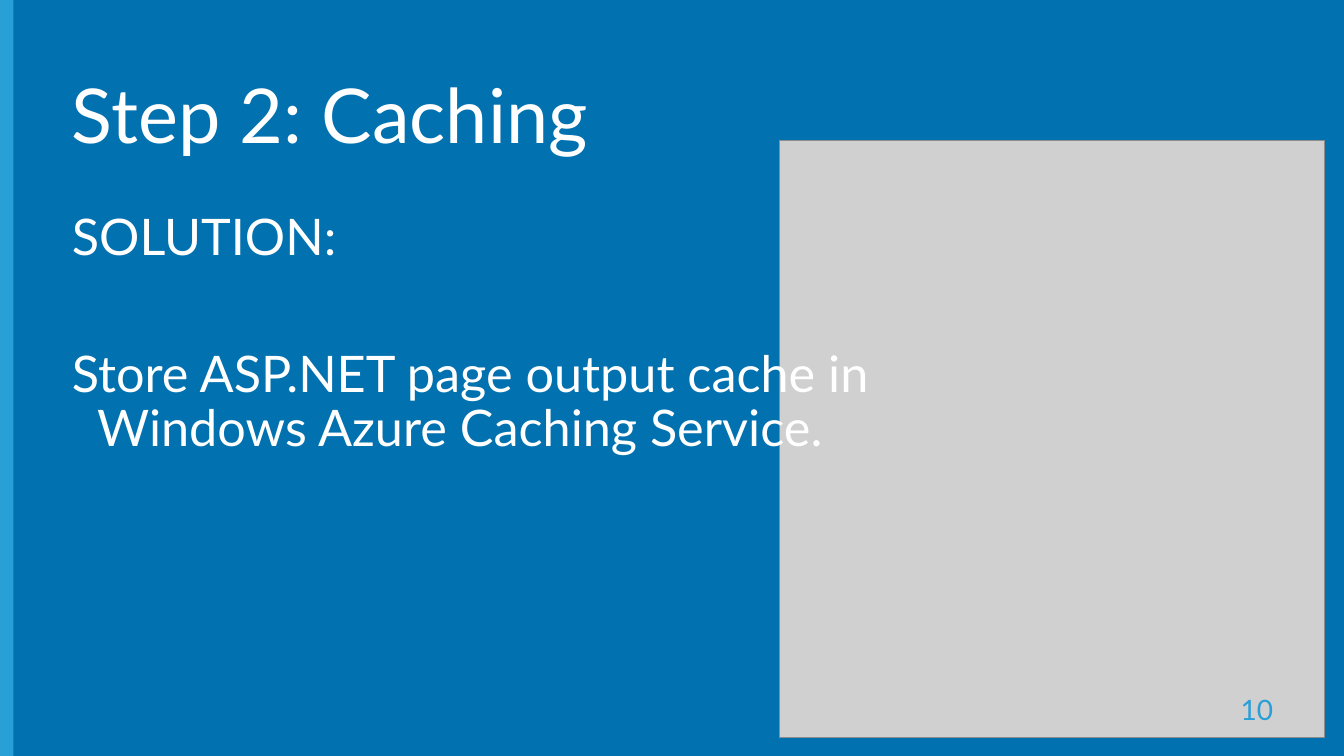
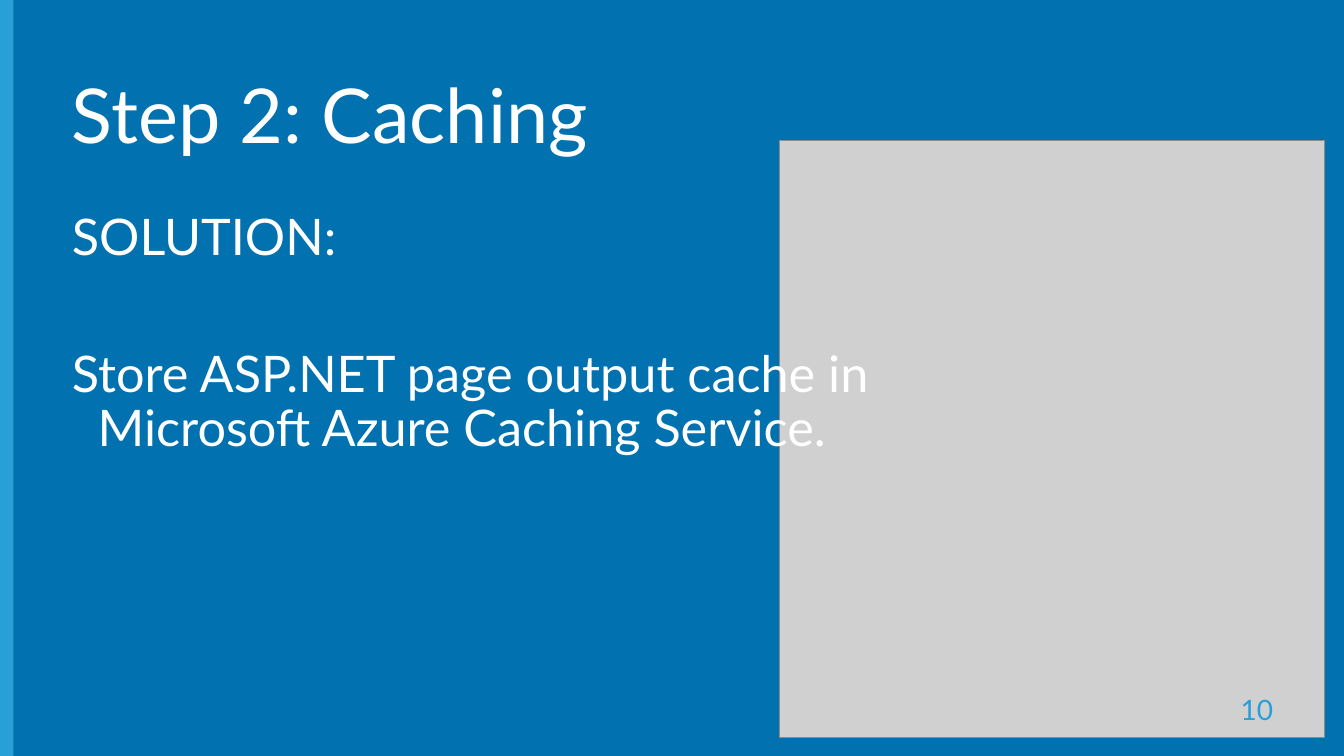
Before and after one commit to Microsoft-Web/DECK-ASPNET-in-Production, a slide deck: slide 10 of 6-ASPNET-in-Production.pptx. Drawn at 1344x756 pixels with LibreOffice and Linux fonts; fonts in the diff are those of the drawing; grey boxes stand for pictures; background and template pictures are left out. Boxes give left, top, right and bottom in pixels: in the first picture for what was removed or moved away, otherwise in the second. Text is boxed around its words. In the diff, an @@ line names an element or a change of style, - is before the commit and + after.

Commit message:
Changed Windows Azure to Microsoft Azure

```diff
--- a/6-ASPNET-in-Production.pptx
+++ b/6-ASPNET-in-Production.pptx
@@ text at [72, 349, 868, 455]: text changed @@
-Store ASP.NET page output cache in
-Windows Azure Caching Service.
+Store ASP.NET page output cache in
+Microsoft Azure Caching Service.
```
Also in this commit, not shown: 3 other slides changed.
